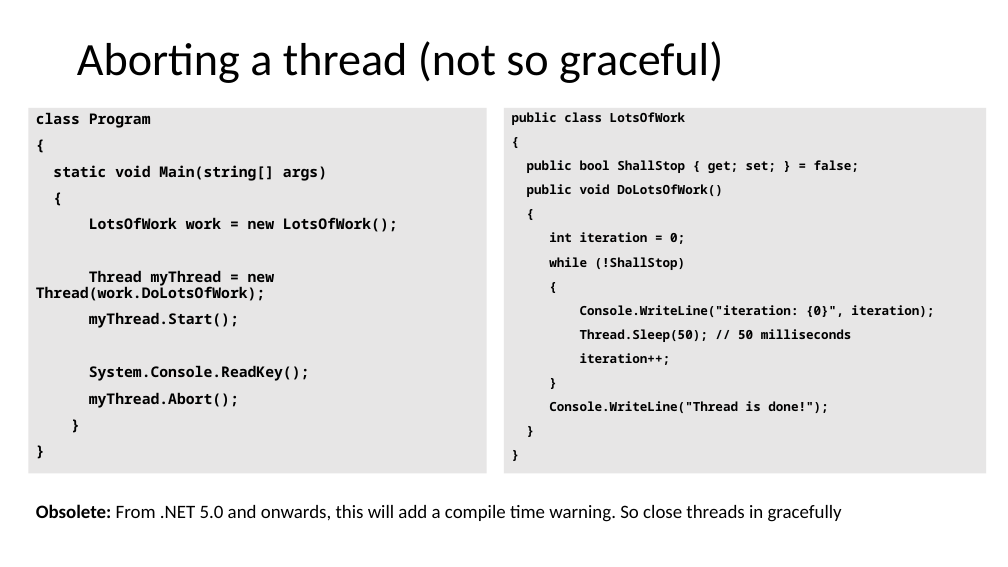
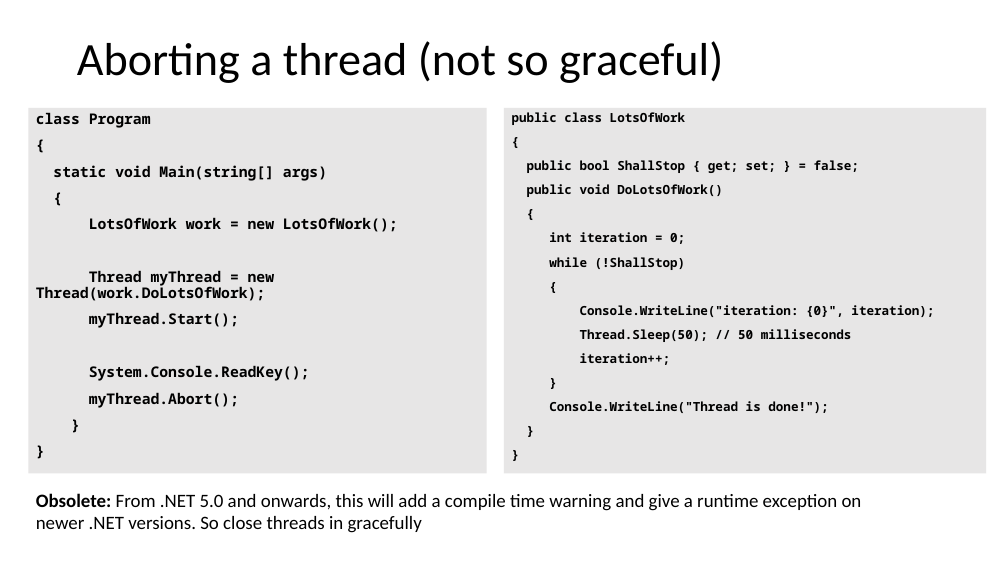
Before and after one commit to codesmurf/st3its3_teaching, a slide deck: slide 22 of 05 Parallel programming/Threading.pptx. Drawn at 1008x567 pixels with LibreOffice and Linux fonts; fonts in the diff are those of the drawing. Boxes give left, top, right and bottom in pixels: in the first picture for what was removed or moved away, otherwise in the second. Text is boxed around its words. In the diff, an @@ line names an element or a change of style, - is before the commit and + after.

Commit message:
- parametre med lambda i stedet for type-cast af "object". - løsningforslag, som compiler med .NET 10

```diff
--- a/05 Parallel programming/Threading.pptx
+++ b/05 Parallel programming/Threading.pptx
@@ text at <box>36,493,862,533</box>: text changed @@
-Obsolete: From .NET 5.0 and onwards, this will add a compile time warning. So close threads in gracefully
+Obsolete: From .NET 5.0 and onwards, this will add a compile time warning and give a runtime exception on newer .NET versions. So close threads in gracefully
```
Also in this commit, not shown: 2 other slides changed, 8 other files.
